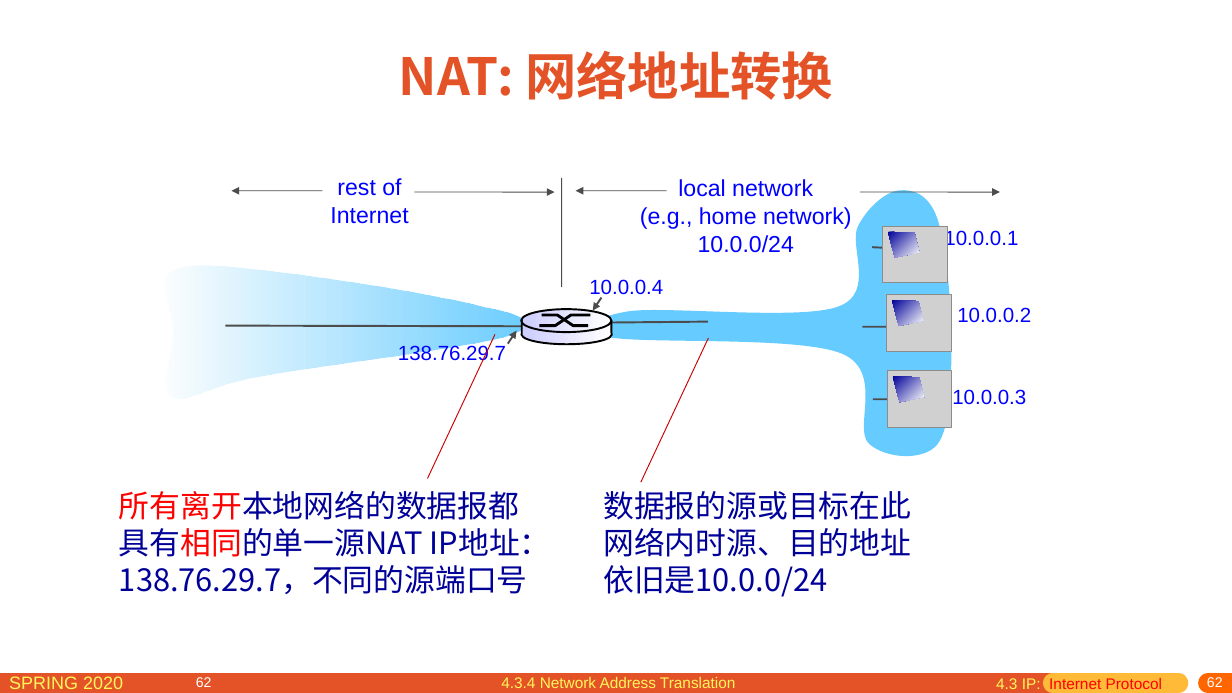
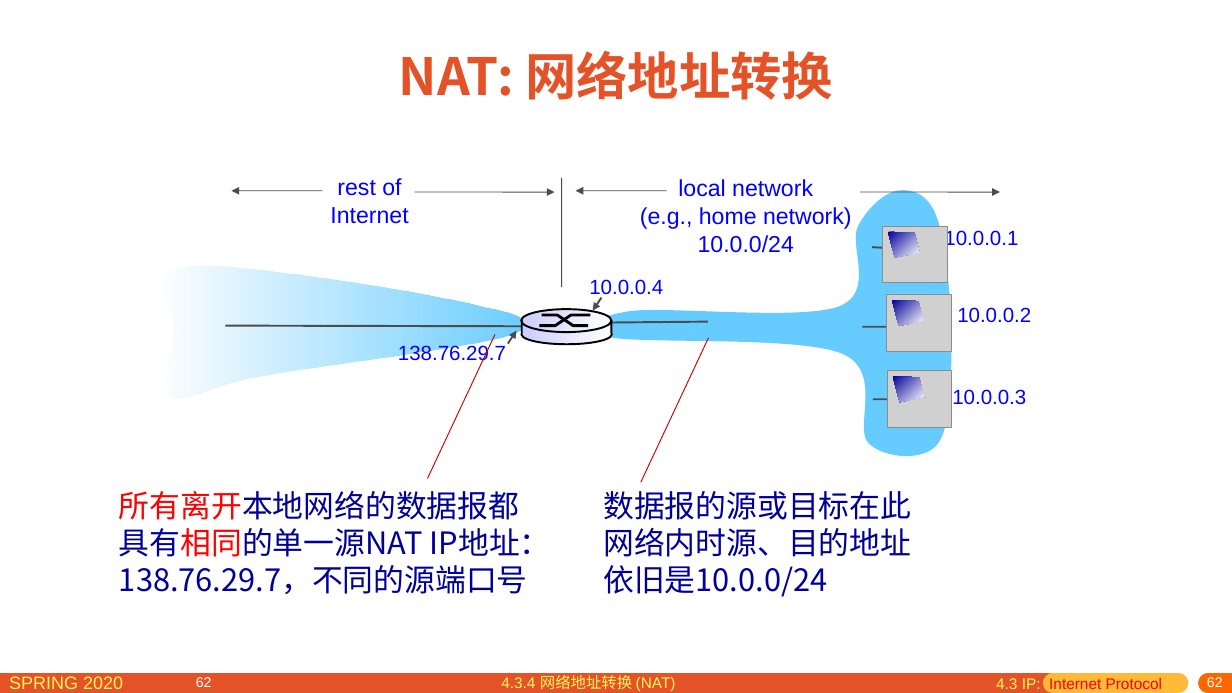
Before and after one commit to network-distributed/presentations, a slide deck: slide 62 of chapter4_cn.pptx. Drawn at 1232x693 pixels with LibreOffice and Linux fonts; fonts in the diff are those of the drawing; grey boxes stand for pictures. Boxes give left, top, right and bottom in pixels: in the first picture for what was removed or moved away, otherwise in the second. Text is boxed around its words. In the diff, an @@ line names an element or a change of style, - is before the commit and + after.

```diff
--- a/chapter4_cn.pptx
+++ b/chapter4_cn.pptx
@@ text at box(501, 672, 676, 691): text changed @@
-4.3.4 Network Address Translation (NAT)
+4.3.4 网络地址转换 (NAT)
```
Also in this commit, not shown: 26 other slides changed, 6 slides added, 6 slides removed, 1 other file.
